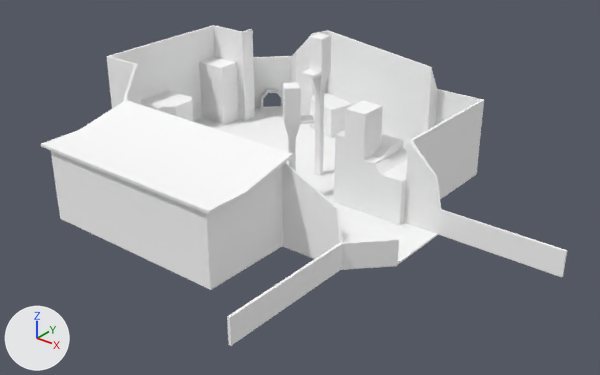
The FBX model Assets/Prefabs/lvlP5.FBX as it was, and as the next commit left it.
Camera for both pictures: a 50 mm lens placed at (41.3, -93.8, 197.9), pointed at (-75.6, 52.3, 107.3). Arrows for +X, +Y and +Z are at lower left; the lights stay in place. Where no turn or scale is listed for an object, it has been applied to the vertices.
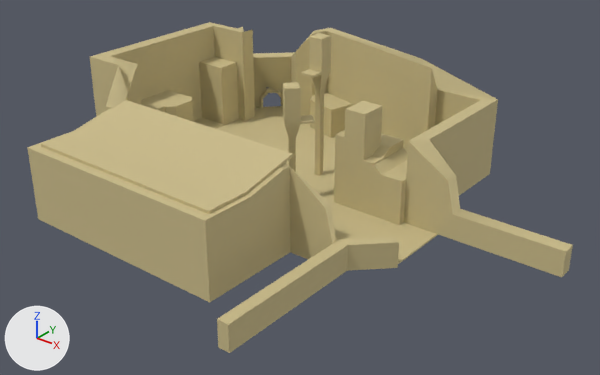
Changed parts and their boxes [x1, y1, x2, y2] in the pictures (600 x 375 px):
'Rectangle041', recoloured, reshaped (white to beige)
    before: [51, 25, 567, 346]
    after: [27, 22, 573, 353]
'Rectangle043', recoloured (white to beige)
    both: [41, 100, 293, 214]
'Box403', recoloured
    both: [334, 101, 408, 225]
'Line036', recoloured (white to beige)
    both: [68, 106, 474, 290]
'Box402', recoloured
    both: [141, 57, 239, 129]
'Box406', recoloured (white to beige)
    both: [301, 33, 331, 176]
'Box405', recoloured
    both: [283, 82, 315, 172]
'Box407', recoloured (white to beige)
    both: [310, 92, 353, 138]
'Line035', recoloured
    both: [260, 88, 283, 109]

What the commit changed:
Material '01 - Default' (mat_01___default) changes colour from white #ffffff to beige #cbbc8a; in linear values from (1.0, 1.0, 1.0) to (0.596, 0.502, 0.255).
me_mesh_011 is used by ob_rectangle041; location (-128.9, 106.5, 100.3).
me_mesh_011 had 132 vertices, 70 faces and spanned x -13.4..117.4, y -105.9..5.7, z 0.0..29.1.
me_mesh_011 now has 132 vertices, 70 faces and spans x -16.9..117.5, y -107.7..10.2, z 0.0..29.1.
me_mesh_011 part 1: 84 of 132 vertices moved; they spanned x -13.4..117.4, y -105.9..5.7, z 0.0..29.1 and now span x -16.9..117.5, y -107.7..10.2, z 0.0..29.1; mean shift (-1.1, 0.5, 0.0); largest move (62.6, -9.2, 0.0) -> (56.8, -4.4, 0.0).
